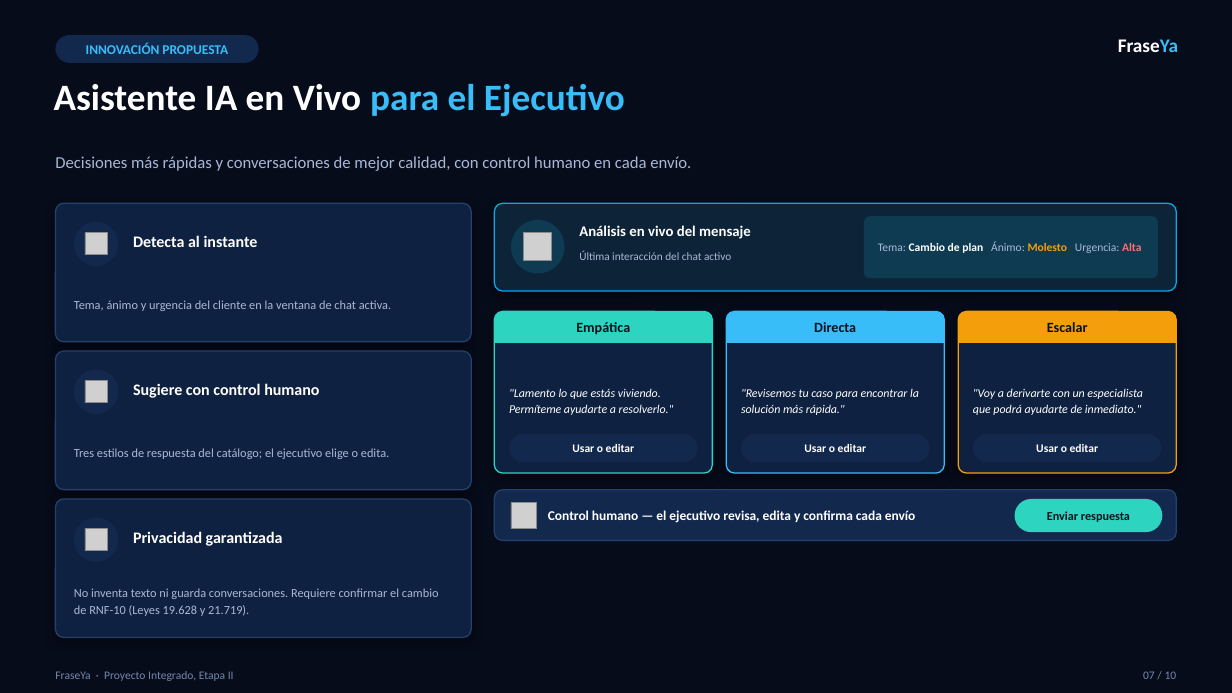
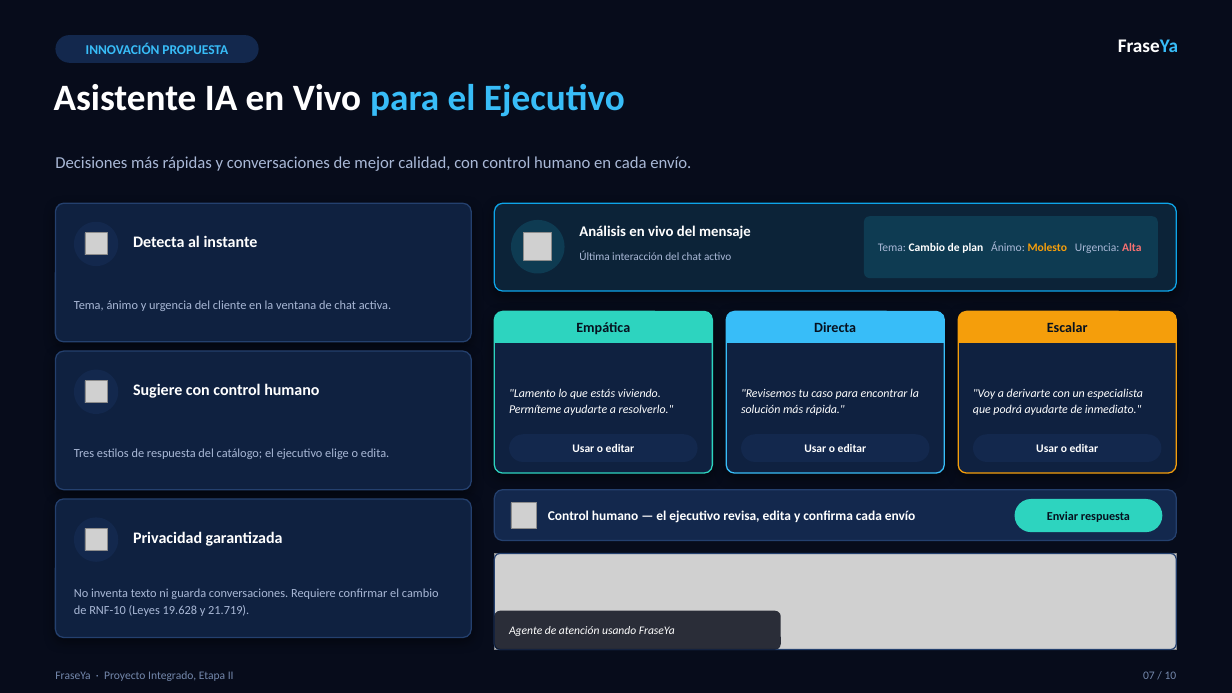
Before and after one commit to bayron-chavez/FraseYa, a slide deck: slide 7 of FraseYa_Etapa2_corregido.pptx. Drawn at 1232x693 pixels with LibreOffice and Linux fonts; fonts in the diff are those of the drawing; grey boxes stand for pictures. Boxes give left, top, right and bottom in pixels: in the first picture for what was removed or moved away, otherwise in the second. Text is boxed around its words. In the diff, an @@ line names an element or a change of style, - is before the commit and + after.

```diff
--- a/FraseYa_Etapa2_corregido.pptx
+++ b/FraseYa_Etapa2_corregido.pptx
@@ picture added at [494,554,1177,650] @@
@@ rounded rectangle added at [494,554,1177,650], outline #24406E 1 pt @@
@@ rounded rectangle added at [494,611,781,650], fill #060A17 at 82% opacity @@
@@ text added at [509,626,675,636], 9 pt, text #FFFFFF, italic @@
+Agente de atención usando FraseYa
```
Also in this commit, not shown: 2 other slides changed.
